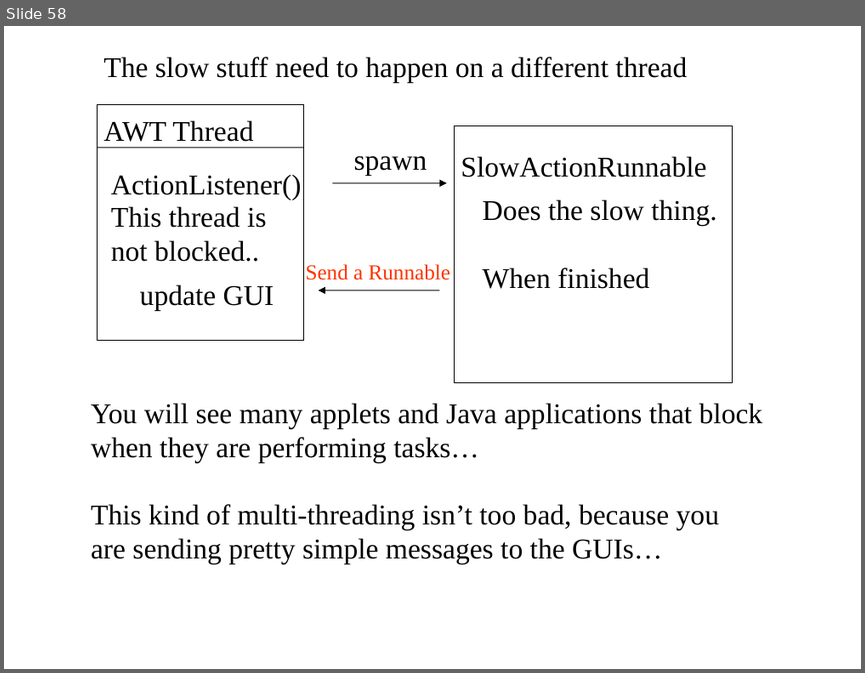
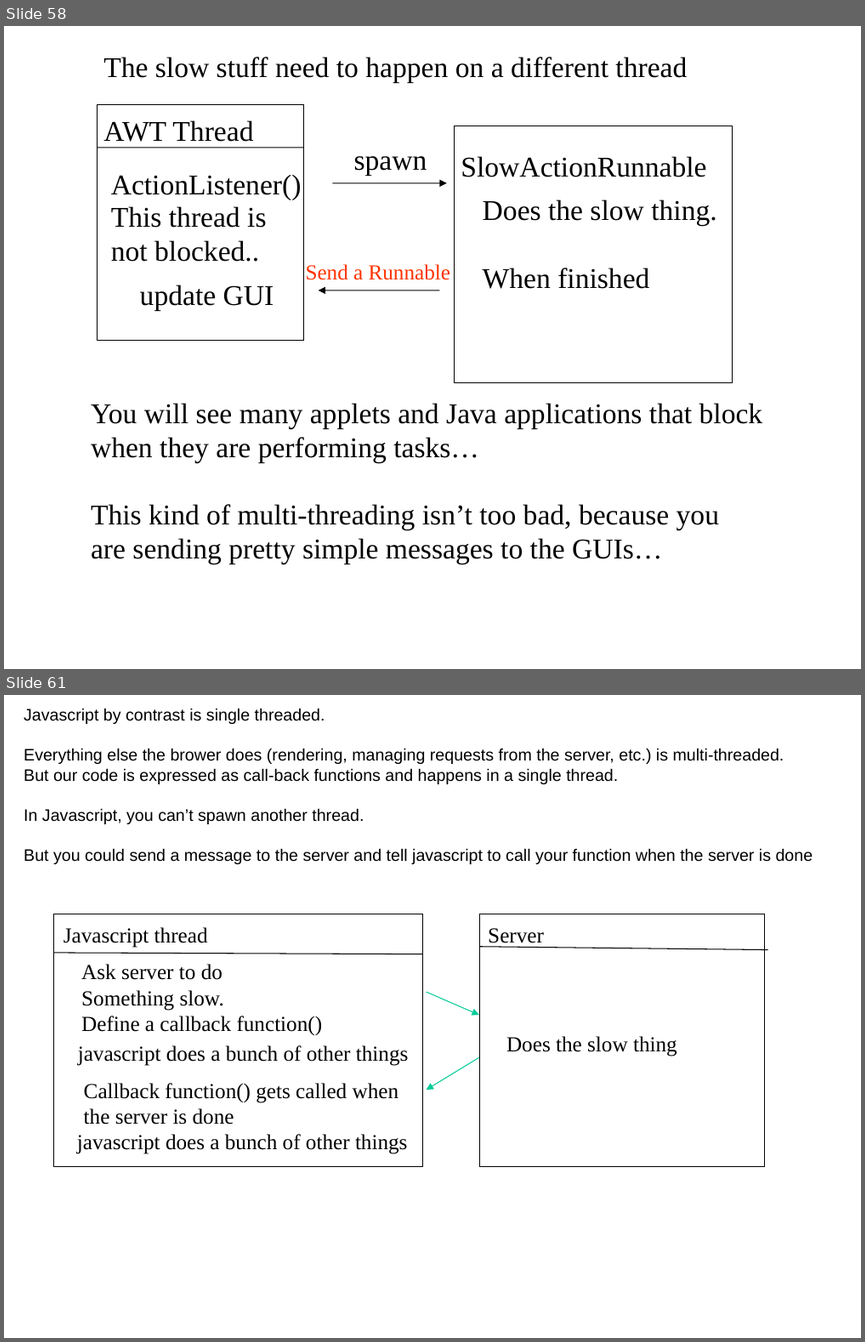
Before and after one commit to afodor/afodor.github.io, a slide deck: classes/prog2017/Prog3-Lecture12.ppt. Shown one above the other, each under a label of ours: slide 58 before the commit, slides 58 and 61 after it; the slides between them are not shown. The pictures are 865x673 and 865x1342 pixels, drawn with LibreOffice and Linux fonts; fonts in the diff are those of the drawing. Boxes give left, top, right and bottom in pixels: in the first picture for what was removed or moved away, otherwise in the second. Text is boxed around its words. In the diff, an @@ line names an element or a change of style, - is before the commit and + after.

Commit message:
mod lecture 12 with some javascript stuff

```diff
--- a/classes/prog2017/Prog3-Lecture12.ppt
+++ b/classes/prog2017/Prog3-Lecture12.ppt
@@ slide 61 added at (4, 695, 861, 1338), background #FFFFFF @@
@@ text added at (24, 708, 813, 864), 14 pt, text #000000 @@
+Javascript by contrast is single threaded.
+Everything else the brower does (rendering, managing requests from the server, etc.) is multi-threaded.
+But our code is expressed as call-back functions and happens in a single thread.
+In Javascript, you can’t spawn another thread.
+But you could send a message to the server and tell javascript to call your function when the server is done
@@ rectangle added at (53, 914, 423, 1166), outline #000000 0.74 pt @@
@@ rectangle added at (480, 914, 765, 1166), outline #000000 0.74 pt @@
@@ text added at (64, 927, 208, 947), 18 pt, text #000000 @@
+Javascript thread
@@ line added from (480, 946) to (767, 949), #000000 0.74 pt @@
@@ text added at (488, 928, 544, 947), 18 pt, text #000000 @@
+Server
@@ line added from (53, 953) to (423, 953), #000000 0.74 pt @@
@@ text added at (81, 964, 323, 1035), 18 pt, text #000000 @@
+Ask server to do
+Something slow.
+Define a callback function()
@@ arrow added from (426, 992) to (478, 1015), #00CC98 0.74 pt @@
@@ text added at (78, 1045, 409, 1066), 18 pt, text #000000 @@
+javascript does a bunch of other things
@@ text added at (506, 1036, 677, 1056), 18 pt, text #000000 @@
+Does the slow thing
@@ arrow added from (478, 1057) to (426, 1089), #00CC98 0.74 pt @@
@@ text added at (84, 1083, 399, 1124), 18 pt, text #000000 @@
+Callback function() gets called when
+the server is done
@@ text added at (77, 1134, 408, 1154), 18 pt, text #000000 @@
+javascript does a bunch of other things
```
Also in this commit, not shown: 5 slides changed, 7 other slides added, 1 slide removed.
